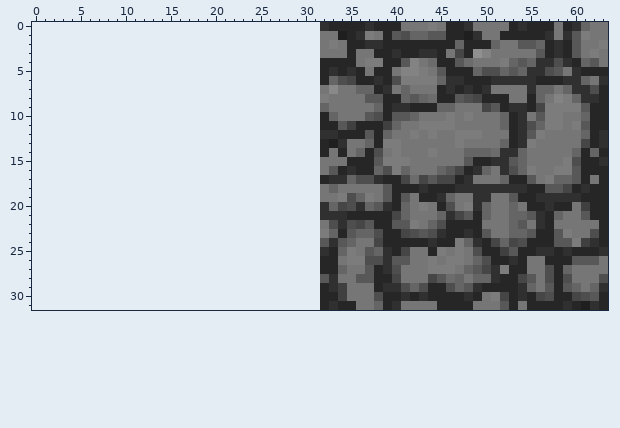
One commit to this pixel-art sprite: dist/img/textures.png. Above is the file before it was changed.
The file is 32x32 pixels. Colours within 5 levels of each other are drawn and written as one. The old version is drawn lined up with the new one, on the new canvas.
Now the later version:
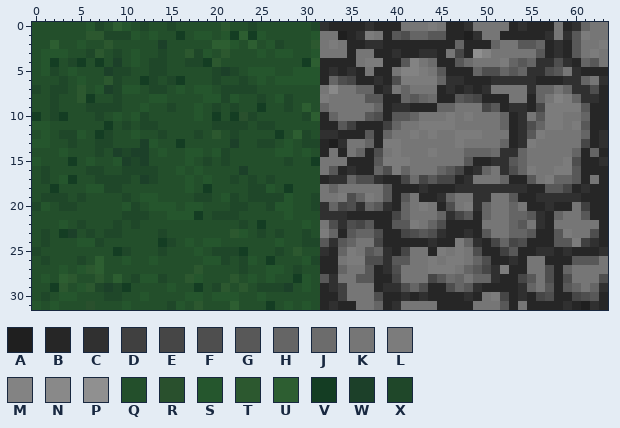
Palette (. is transparent): A #1f1f1f  B #262626  C #303030  D #404040  E #464646  F #4e4e4e  G #585858  H #656565  J #6c6c6c  K #767676  L #7c7c7c  M #838383  N #898989  P #909090  Q #234f2b  R #29502d  S #25562d  T #2c582f  U #2d5e31  V #143d23  W #1c4029  X #1f4729
The commit says: UV and repeat texture per material
What changed:
canvas 32x32 -> 64x32, the old top-left corner now at 32,0
Changed rows in their new state; - is an unchanged pixel.
first column x 0:
 0 QQQQQQSXQUSQXQQXQQQQQTQQXQQQQQQX
 1 QQQQQQTTXXXSQSQQVQSSQSVUVSQQQQQS
 2 QQUQQSQQTQQQQQWQQQQQUUSQUQSXQQQT
 3 QSSSQQXTQXQSQQXQQTXSQTQQQSQSSQQS
 4 QSVQXVQVQWQSQXXQQXXVTQQQQQQQQQVU
 5 QSXQSQQQWXXQQXXQQQQQXWXQSSSQQSSS
 6 QQQXQSQQTXQQVXQXVQQQXQQXQSQSSSSS
 7 XQXXQTQSWXSSQXXQSQSSQXXXXQQQQQQQ
 8 QQXQQTVQQXQQQSSQQQQSSXSQQXQSXQQQ
 9 QQXQQQXXXXQQSQQXQQSQXQXQQVQQXQUQ
10 VQXVQQQXQSQSXQQQQQSQVQVRXQQQQQXU
11 SSQQQQQQVQXQXXQQQQQQXXXXQXXQQQQQ
12 QSQXXSQVXQQSQQXQQQXQTQXQQQQVQUXQ
13 SSQQXQQXXQQQWSQQVQQQQQWQQXXQSQXX
14 QQQSQQQXQWXWWQSQQSSQSXQQQQQSSQSQ
15 SQQQVQSQQSWXWQQQQSQXQXQQQQQQXQQV
16 QXQQQQXXQQXXXXQQSQSQQQQWQQQQQQQQ
17 QXQSVQQXXXXQWXQQQSQSQQXQXQXQQQQQ
18 QQVQQQSSXXQQQQQQQSQVQQQQXXSQVQQQ
19 QXXXQXQQQQXQSSQQQQXXQSXQXXXXSQQX
20 XSQXXQQQQQSXQSSSQSSQQQXXQQXSSQQX
21 QQQQQQQQQQXXXQQSSSVQXXXQQQQQSQQQ
22 QQQSQXQQQXQXQQQQQQQQQQQXQVQQQQSQ
23 QXQVWQXQXXQQQQXQQQQQQQTSQXQXQQXQ
24 QXQQQSSXQQQQQQVXQSQSSQQQQQQSQQXX
25 XQQQQQQQQVXQQQXQQQSQXXXVQQQXQTQQ
26 QXQQQXQUQQSQQSQQQQQSSXQXSQVQQQSX
27 QQQSQSTUQQQQQQQQQQTQQQQXQQSSQXQQ
28 QSQUTQQTQUQXSSXQQTSQQQTQSQSQQVSQ
29 QQVTQSTXWXVQQQQSQQVQXTQTQXXXWQSQ
30 QXQSSQQQXXQQSQQQQSSQSSSQQSQQQQQQ
31 SQSQQQRQQQSQQQQXSQTQQQUQQQVQSQSQ
Boxes around the changes in both pictures, in picture pixels (x1, y1, x2, y2):
added: (32, 22, 320, 310)
